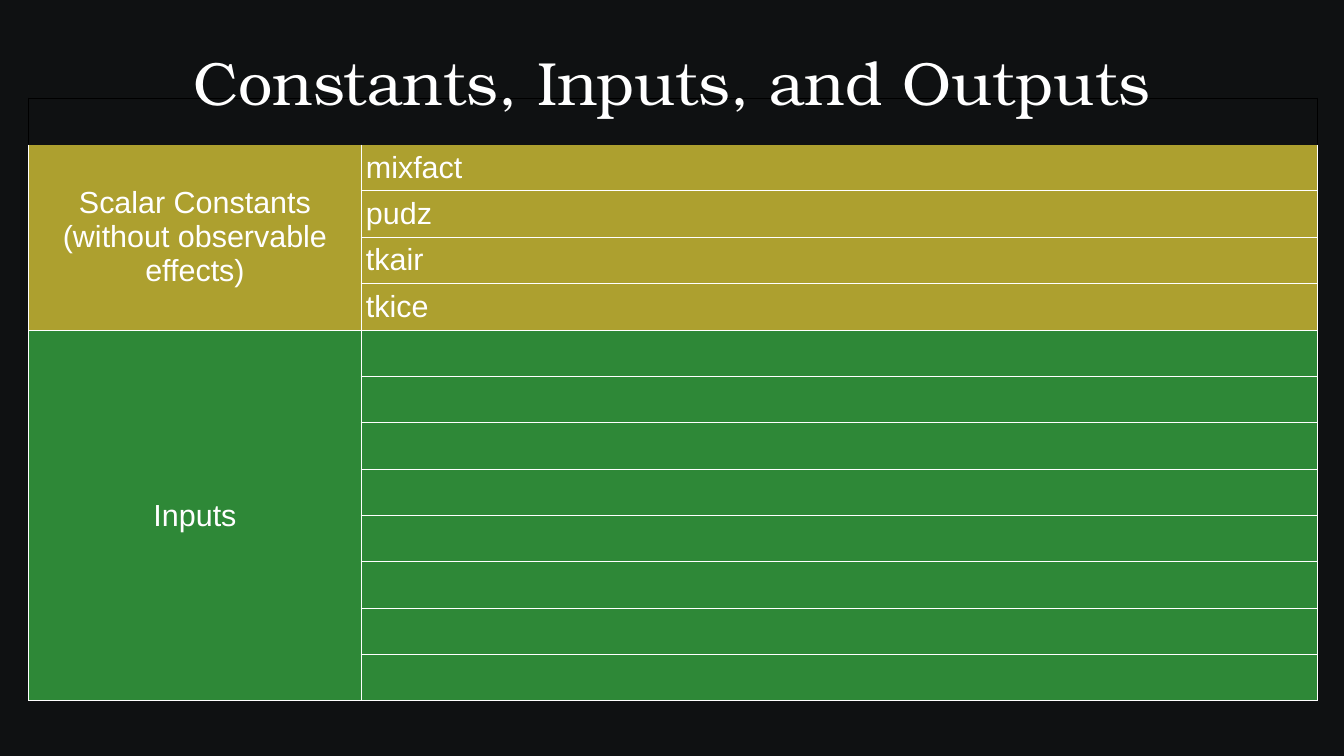
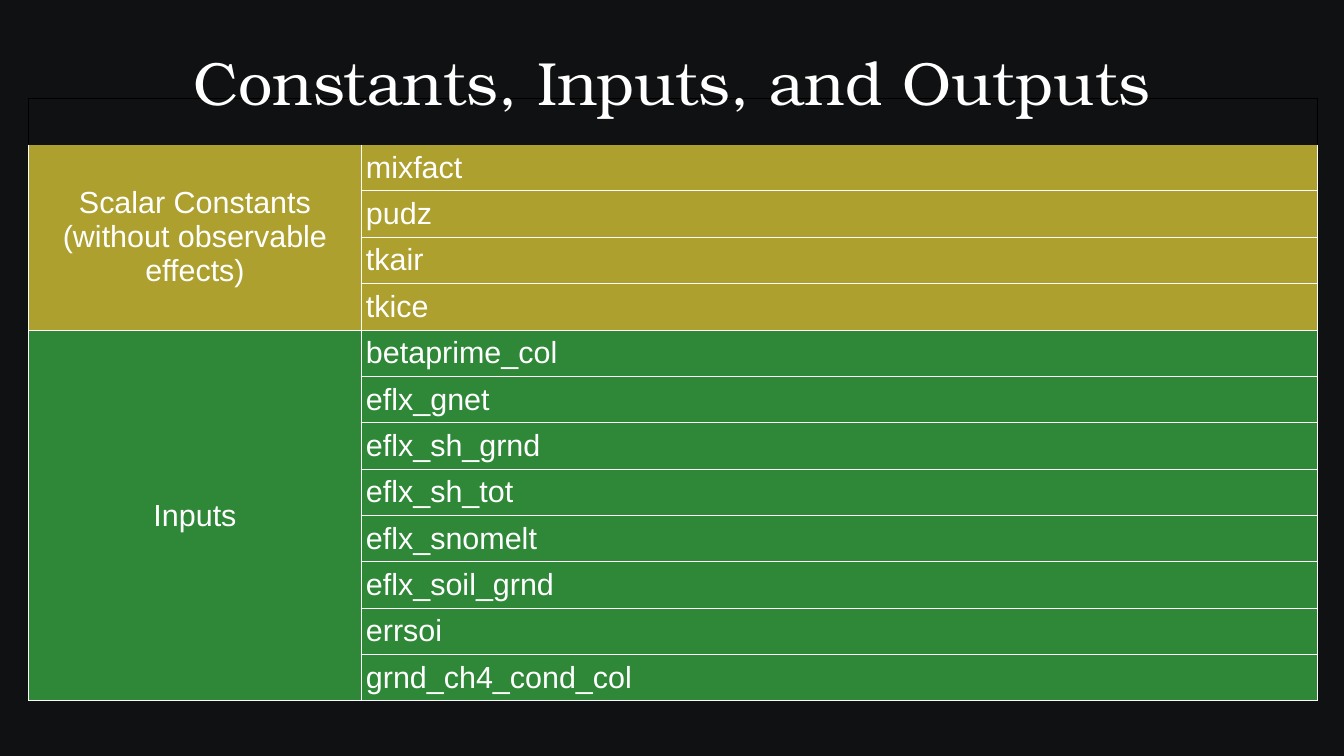
Before and after one commit to SamAllen06/lake_temp_work, a slide deck: slide 10 of documentation/for_collaborators/TestingSoftwareOverview.odp (slide 8 before the commit). Drawn at 1344x756 pixels with LibreOffice and Linux fonts; fonts in the diff are those of the drawing. Boxes give left, top, right and bottom in pixels: in the first picture for what was removed or moved away, otherwise in the second. Text is boxed around its words. In the diff, an @@ line names an element or a change of style, - is before the commit and + after.

Commit message:
Updated Constants, Inputs, and Outputs table
Added most but not all constants, inputs, and outputs

```diff
--- a/documentation/for_collaborators/TestingSoftwareOverview.odp
+++ b/documentation/for_collaborators/TestingSoftwareOverview.odp
@@ table at <box>29,99,1318,698</box> @@
-row 6, column 2: 
+row 6, column 2: betaprime_col
-row 7, column 2: 
+row 7, column 2: eflx_gnet
-row 8, column 2: 
+row 8, column 2: eflx_sh_grnd
-row 9, column 2: 
+row 9, column 2: eflx_sh_tot
-row 10, column 2: 
+row 10, column 2: eflx_snomelt
-row 11, column 2: 
+row 11, column 2: eflx_soil_grnd
-row 12, column 2: 
+row 12, column 2: errsoi
-row 13, column 2: 
+row 13, column 2: grnd_ch4_cond_col
```
Also in this commit, not shown: 3 other slides changed, 1 slide added, 2 other files.
